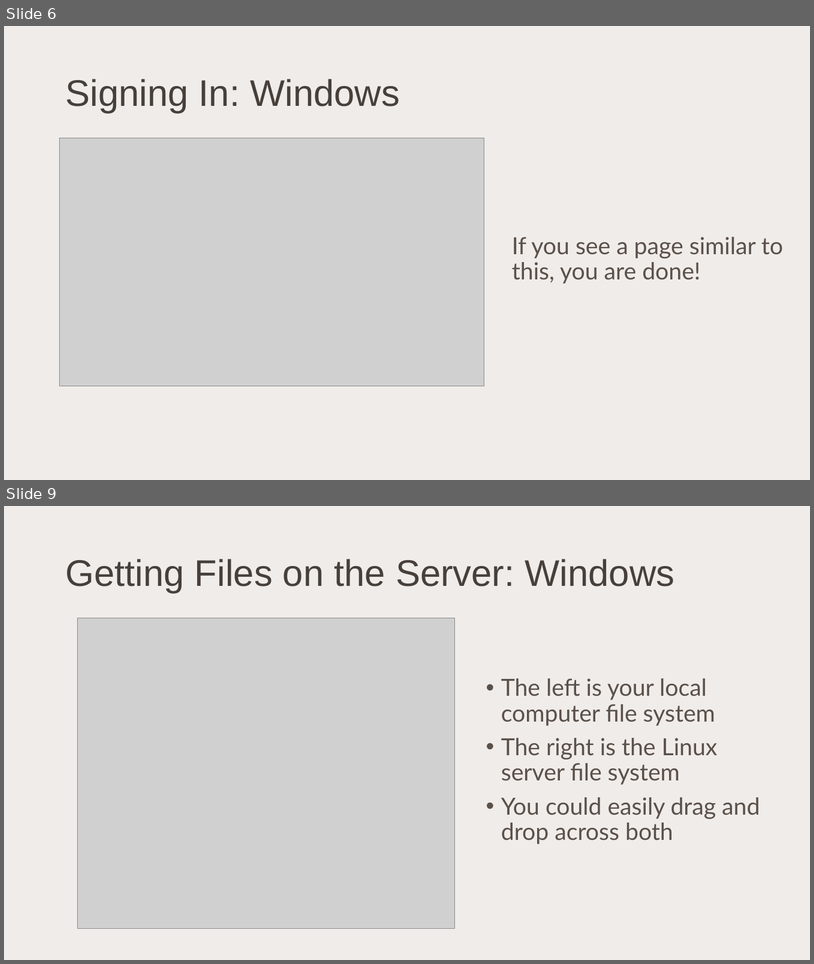
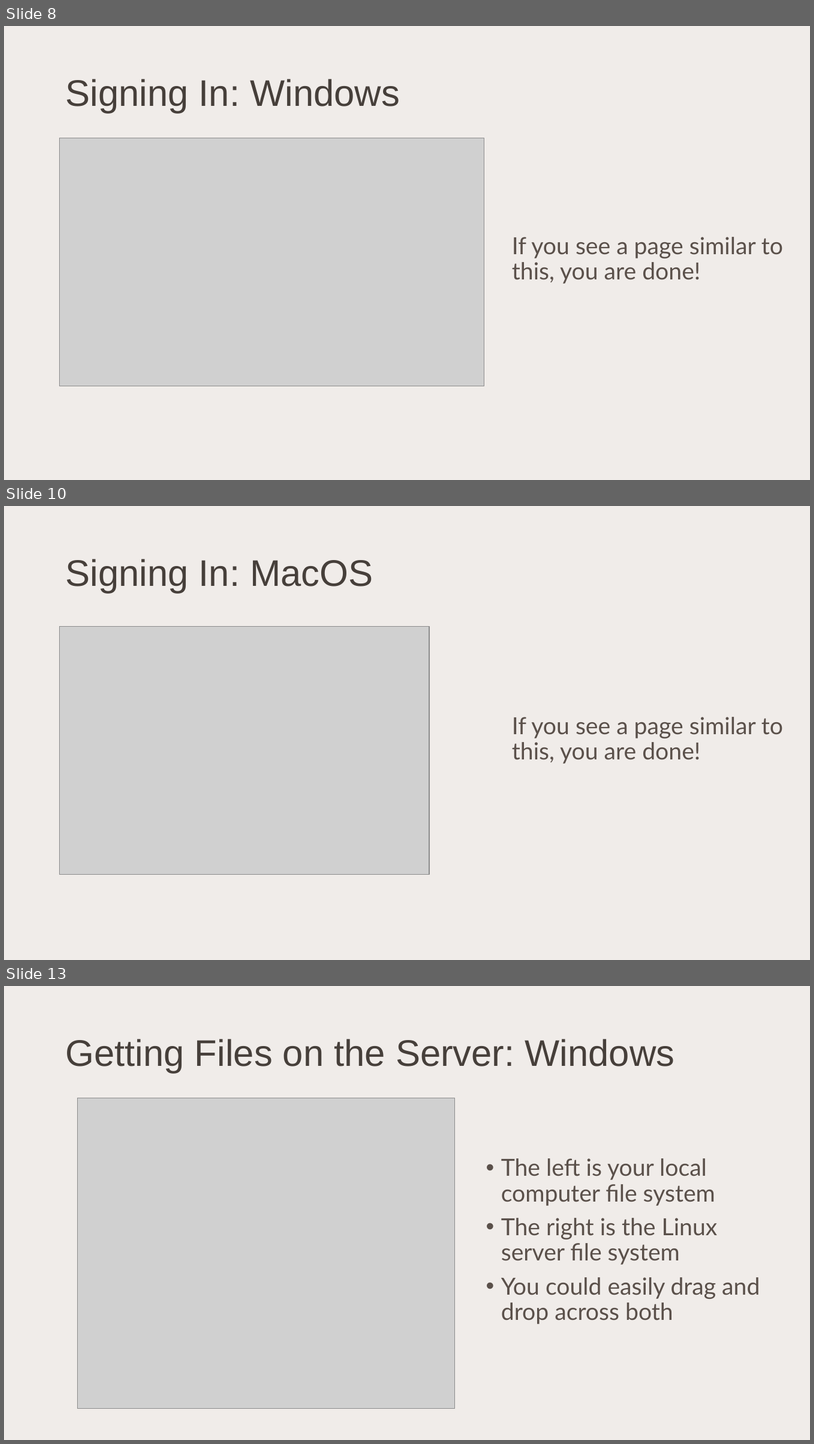
Before and after one commit to kyleromero98/Code-Camp, a slide deck: Week-3/Using the Linux Servers.pptx. Shown one above the other, each under a label of ours: slides 6 and 9 before the commit, slides 8, 10 and 13 after it; the slides between them are not shown. The pictures are 814x964 and 814x1444 pixels, drawn with LibreOffice and Linux fonts; fonts in the diff are those of the drawing; grey boxes stand for pictures. Boxes give left, top, right and bottom in pixels: in the first picture for what was removed or moved away, otherwise in the second. Text is boxed around its words. In the diff, an @@ line names an element or a change of style, - is before the commit and + after.

```diff
--- a/Week-3/Using the Linux Servers.pptx
+++ b/Week-3/Using the Linux Servers.pptx
@@ slide 10 added at [4, 506, 810, 960], background #F0ECE9 @@
@@ title added at [65, 559, 373, 593], 44 pt, text #463F3A @@
+Signing In: MacOS
@@ picture added at [60, 627, 430, 874] @@
@@ text added at [512, 717, 783, 763], 28 pt, text #5A504A @@
+If you see a page similar to this, you are done!
@@ what was slide 6 is now slide 8 @@
@@ what was slide 9 is now slide 13 @@
```
Also in this commit, not shown: 5 slides changed, 7 other slides added.
